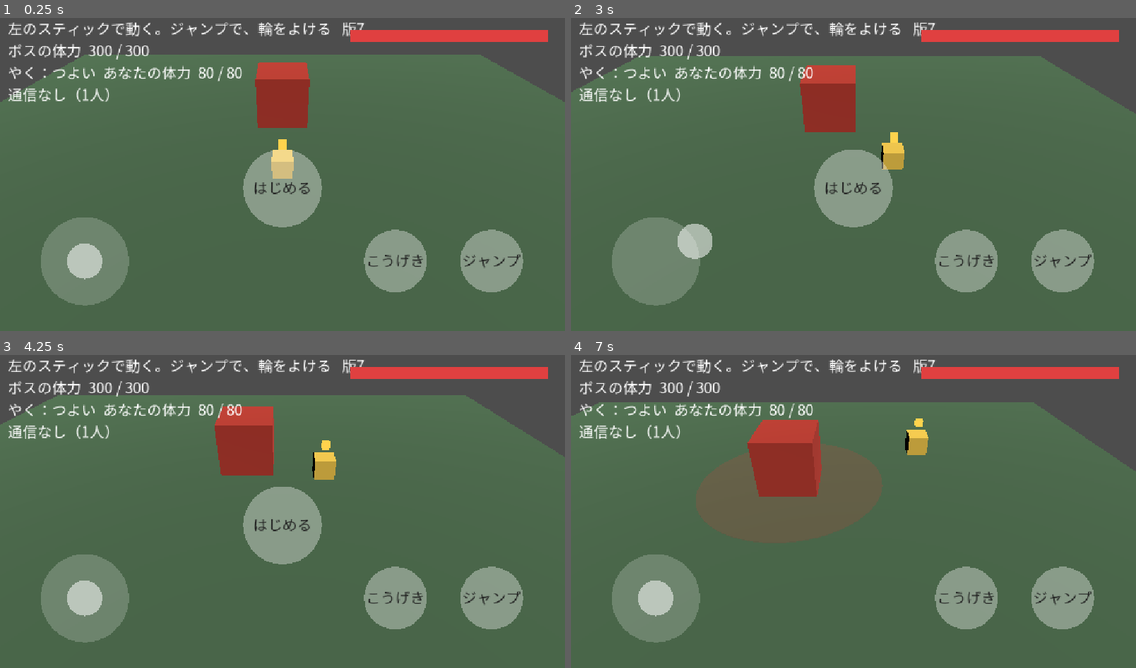
Above: before the commit, frames 1-4 (two rows, left to right).
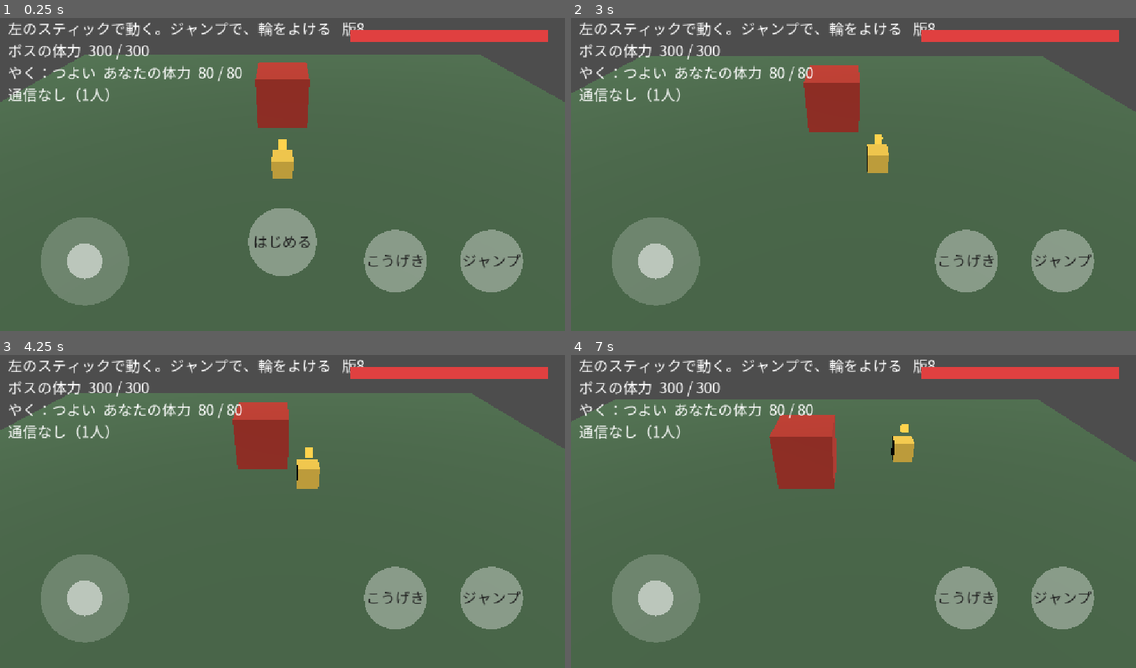
Above: after the commit, the same moments.

Repository: koyoy1016-gif/bigbusters-godot
Game: Godot game, scene res://scenes/prototype/stick_prototype.tscn
The game is run twice, just before and just after one commit, with the same random seed, the same clock (stepped at 60 frames per second) and the same inputs. This scene is started directly instead of the project's main scene.
Inputs (mouse positions are in pixels of both pictures, inside the frame that each line leads up to):
- Up to frame 1 (0.25 s): no input
- Up to frame 2 (3 s): tap Enter at 0.5 s; move the mouse to (977, 155) at 0.52 s; tap 1 at 0.6, 2.1 s; click (977, 155) at 0.67 s; drag from (740, 187) to (825, 237) at 1.27 s; move the mouse to (910, 102) at 2.02 s; click (910, 102) at 2.17 s; drag from (825, 237) to (684, 124) at 2.77 s
- Up to frame 3 (4.25 s): move the mouse to (452, 558) at 3.52 s; tap 1 at 3.6 s; click (452, 558) at 3.67 s
- Up to frame 4 (7 s): drag from (684, 461) to (768, 430) at 4.27 s; move the mouse to (881, 508) at 5.02 s; tap 1 at 5.1, 6.6 s; click (881, 508) at 5.17 s; drag from (768, 430) to (740, 524) at 5.77 s; move the mouse to (977, 492) at 6.52 s; click (977, 492) at 6.67 s

The runs differ from the first frame. In frame 1, 4.0% of the frame differs, in the area x 43-65%, y 1-83%; in frame 2, 4.7%; in frame 3, 6.0%; in frame 4, 9.6%, in the area x 0-100%, y 1-60%.

Commit message:
試作（8つ目）：結果の画面、ボスのいかり（45秒で攻撃が速くなる）（版8）
Co-Authored-By: Claude Sonnet 5.5 <noreply@anthropic.com>
Claude-Session: https://claude.ai/code/session_01U5QjkxQPQVJ9bA9eQTVgJt

Diff:
--- a/data/prototype_stick.json
+++ b/data/prototype_stick.json
@@ -94,9 +94,9 @@
   "round_grace_sec": 1.0,
   "start_center_frac": [
     0.5,
-    0.55
+    0.72
   ],
-  "start_radius_px": 80.0,
+  "start_radius_px": 70.0,
   "start_label": "はじめる",
   "restart_label": "もういちど",
   "lose_text": "ぜんめつ",
@@ -158,7 +158,7 @@
   ],
   "charge_color": "#ff9a20",
   "build_label": "版",
-  "build_id": "7",
+  "build_id": "8",
   "camera_follow": 0.5,
   "camera_follow_per_sec": 6.0,
   "marker_size": 0.35,
@@ -172,5 +172,12 @@
     0.04
   ],
   "bossbar_back_color": "#202020b0",
-  "bossbar_color": "#e04040"
+  "bossbar_color": "#e04040",
+  "enrage_after_sec": 45.0,
+  "slam_interval_enraged_sec": 2.6,
+  "enrage_text": "ボスが おこった",
+  "enrage_color": "#d04010",
+  "result_time_label": "じかん",
+  "result_mine_label": "あなたのダメージ",
+  "result_team_label": "なかま"
 }
--- a/scripts/combat/boss_pattern.gd
+++ b/scripts/combat/boss_pattern.gd
@@ -38,3 +38,28 @@
 ## 突進の通り道（帯）の中にいるか。x が中心から half_width 以内で、z が from_z〜to_z の間
 static func in_lane(x: float, z: float, center_x: float, half_width: float, from_z: float, to_z: float) -> bool:
 	return absf(x - center_x) <= half_width and z >= from_z and z <= to_z
+
+
+## いかり付きの一撃の回数。phase_t 秒より前は、いつもの間隔。phase_t 秒からは、phase_t + 間隔2 × j 秒に一撃（j は 1 から）。
+## 「秒数」だけで決まるので、全員の画面で同じになる（ボスの体力で決めると、画面ごとにずれる）
+static func strike_index_phased(t: float, first_delay: float, interval: float, phase_t: float, interval2: float) -> int:
+	if interval2 <= 0.0 or t < phase_t:
+		return strike_index(t, first_delay, interval)
+	return strike_index(phase_t, first_delay, interval) + int(floor((t - phase_t) / interval2))
+
+
+## いかり付きの、予告の進み具合（0〜1）。予告の最中でなければ -1
+static func telegraph_progress_phased(t: float, first_delay: float, interval: float, telegraph: float, phase_t: float, interval2: float) -> float:
+	if interval2 <= 0.0 or t < 0.0 or telegraph <= 0.0:
+		return telegraph_progress(t, first_delay, interval, telegraph)
+	var next_strike: float
+	if t < phase_t:
+		next_strike = first_delay + float(strike_index(t, first_delay, interval)) * interval
+		if next_strike > phase_t:
+			next_strike = phase_t + interval2
+	else:
+		next_strike = phase_t + (floor((t - phase_t) / interval2) + 1.0) * interval2
+	var remaining: float = next_strike - t
+	if remaining > telegraph:
+		return -1.0
+	return clampf(1.0 - remaining / telegraph, 0.0, 1.0)
--- a/scripts/prototype/stick_prototype.gd
+++ b/scripts/prototype/stick_prototype.gd
@@ -54,6 +54,7 @@
 var known_round := 0.0
 var round_count := 0
 var last_strike := 0
+var round_end_ms := 0.0
 ## 現在の時刻（ミリ秒）。テストでは差し替える
 var clock_ms: Callable = func() -> float: return Time.get_unix_time_from_system() * 1000.0
 
@@ -263,7 +264,8 @@
 	velocity_y = r.y
 	attack_cooldown = maxf(0.0, attack_cooldown - delta)
 	hit_flash = maxf(0.0, hit_flash - delta)
-	boss_material.albedo_color = Color(str(config["boss_hit_color"])) if hit_flash > 0.0 else Color(str(config["boss_color"]))
+	var boss_base := Color(str(config["enrage_color"])) if is_enraged() else Color(str(config["boss_color"]))
+	boss_material.albedo_color = Color(str(config["boss_hit_color"])) if hit_flash > 0.0 else boss_base
 	net_update(delta, Time.get_ticks_msec())
 	combat_update(delta)
 	player_material.albedo_color = _player_color()
@@ -356,12 +358,13 @@
 	round_count += 1
 	won = false
 	lost = false
+	round_end_ms = 0.0
 	downed = false
 	my_hits = 0.0
 	my_hp = role_value("hp")
 	boss.visible = true
 	boss_hp = float(config["boss_hp"])
-	last_strike = Pattern.strike_index((server_now_ms() - start_ms) / 1000.0, float(config["slam_first_delay_sec"]), float(config["slam_interval_sec"]))
+	last_strike = _strike_count((server_now_ms() - start_ms) / 1000.0)
 	if net_active:
 		bridge.send_hits(0.0)
 		bridge.send_hp(my_hp, round_start_ms)
@@ -402,10 +405,41 @@
 	boss_hp = new_hp
 	if round_start_ms > 0.0 and boss_hp <= 0.0 and not won and not lost:
 		won = true
+		round_end_ms = server_now_ms()
 		boss.visible = false
 
 
 ## 戦いの進み：ボスの範囲攻撃（予告の輪、一撃）。時刻だけで決まるので、全員の画面で同じになる
+## 戦いが始まってから t 秒までの、一撃の回数（いかりの切り替えを含む）
+func _strike_count(t: float) -> int:
+	return Pattern.strike_index_phased(t, float(config["slam_first_delay_sec"]), float(config["slam_interval_sec"]), float(config["enrage_after_sec"]), float(config["slam_interval_enraged_sec"]))
+
+
+## ボスが、いかりの状態か（戦いの最中で、いかりの時刻を過ぎている）
+func is_enraged() -> bool:
+	return round_active() and (server_now_ms() - round_start_ms) / 1000.0 >= float(config["enrage_after_sec"])
+
+
+## 結果の画面に出す行（かかった時間、自分と、ほかの人が与えたダメージ）
+func build_result_lines() -> Array:
+	var secs := int(maxf(0.0, round_end_ms - round_start_ms) / 1000.0)
+	var lines: Array = [str(config["result_time_label"]) + "：" + str(secs / 60) + "：" + ("%02d" % (secs % 60))]
+	lines.append(str(config["result_mine_label"]) + "：" + str(int(my_hits)))
+	var me := str(net_state.get("slot", ""))
+	var hits: Variant = net_state.get("hits", {})
+	var text := ""
+	if hits is Dictionary:
+		for slot in net_state.get("members", []):
+			if str(slot) == me:
+				continue
+			var v: Variant = hits.get(str(slot), null)
+			if v is float or v is int:
+				text += "  " + str(slot) + " " + str(int(v))
+	if text != "":
+		lines.append(str(config["result_team_label"]) + text)
+	return lines
+
+
 func combat_update(delta: float) -> void:
 	player_hit_flash = maxf(0.0, player_hit_flash - delta)
 	if not round_active():
@@ -415,11 +449,11 @@
 	var t := (server_now_ms() - round_start_ms) / 1000.0
 	var first := float(config["slam_first_delay_sec"])
 	var interval := float(config["slam_interval_sec"])
-	var index := Pattern.strike_index(t, first, interval)
+	var index := _strike_count(t)
 	while last_strike < index and round_active():
 		last_strike += 1
 		_resolve_strike(last_strike)
-	var progress := Pattern.telegraph_progress(t, first, interval, float(config["slam_telegraph_sec"]))
+	var progress := Pattern.telegraph_progress_phased(t, first, interval, float(config["slam_telegraph_sec"]), float(config["enrage_after_sec"]), float(config["slam_interval_enraged_sec"]))
 	var upcoming := Pattern.attack_kind(index + 1, config["attack_cycle"])
 	var alpha := lerpf(float(config["slam_min_alpha"]), float(config["slam_max_alpha"]), maxf(progress, 0.0))
 	slam_ring.visible = progress >= 0.0 and round_active() and upcoming == "slam"
@@ -471,6 +505,7 @@
 	if downed and not lost and round_start_ms > 0.0:
 		if BossSync.all_down(my_hp, net_state.get("hp", {}), str(net_state.get("slot", "")), net_state.get("members", []), round_start_ms):
 			lost = true
+			round_end_ms = server_now_ms()
 
 
 ## 通信：一定の間隔でブラウザ側の状態を読み、自分の位置を送り、ほかの人の箱をなめらかに動かす
@@ -644,4 +679,9 @@
 		_draw_centered(sc, str(config["restart_label"]) if round_count > 0 else str(config["start_label"]), button_text)
 	if won or lost:
 		var result := str(config["win_text"]) if won else str(config["lose_text"])
-		_draw_centered(Vector2(screen.x * 0.5, screen.y * 0.3), result, text_color, 2.0)
+		_draw_centered(Vector2(screen.x * 0.5, screen.y * 0.22), result, text_color, 2.0)
+		var lines := build_result_lines()
+		for i in lines.size():
+			_draw_centered(Vector2(screen.x * 0.5, screen.y * 0.22 + fs * (2.2 + 1.5 * i)), str(lines[i]), text_color)
+	if is_enraged() and int(Time.get_ticks_msec() / 400) % 2 == 0:
+		_draw_centered(Vector2(screen.x * 0.5, screen.y * 0.12), str(config["enrage_text"]), Color(str(config["enrage_color"])), 1.4)
--- a/tests/test_boss_sync.gd
+++ b/tests/test_boss_sync.gd
@@ -56,6 +56,17 @@
 	check(is_equal_approx(Pattern.telegraph_progress(6.4, 3.0, 4.0, 1.2), 0.5), "2回目の予告の途中も 0.5")
 	check(Pattern.telegraph_progress(-1.0, 3.0, 4.0, 1.2) == -1.0, "時刻がマイナスなら -1")
 
+	# いかり：45秒から、間隔が 2.6 秒になる（秒数だけで決まる）
+	check(Pattern.strike_index_phased(10.0, 3.0, 4.0, 45.0, 2.6) == Pattern.strike_index(10.0, 3.0, 4.0), "いかりの前は、いつもと同じ回数")
+	check(Pattern.strike_index_phased(45.0, 3.0, 4.0, 45.0, 2.6) == Pattern.strike_index(45.0, 3.0, 4.0), "いかりの瞬間は、回数が飛ばない")
+	var c45 := Pattern.strike_index(45.0, 3.0, 4.0)
+	check(Pattern.strike_index_phased(47.5, 3.0, 4.0, 45.0, 2.6) == c45 and Pattern.strike_index_phased(47.6, 3.0, 4.0, 45.0, 2.6) == c45 + 1, "いかりのあとは、2.6秒ごとに増える")
+	check(Pattern.strike_index_phased(60.0, 3.0, 4.0, 45.0, 0.0) == Pattern.strike_index(60.0, 3.0, 4.0), "間隔2が0なら、いかりなし")
+	check(is_equal_approx(Pattern.telegraph_progress_phased(47.0, 3.0, 4.0, 1.2, 45.0, 2.6), 0.5), "いかりのあとの予告の途中は 0.5（次の一撃は 47.6 秒）")
+	check(Pattern.telegraph_progress_phased(45.5, 3.0, 4.0, 1.2, 45.0, 2.6) == -1.0, "いかりのあと、次の予告までは -1")
+	check(is_equal_approx(Pattern.telegraph_progress_phased(2.4, 3.0, 4.0, 1.2, 45.0, 2.6), 0.5), "いかりの前の予告は、いつもと同じ")
+	check(is_equal_approx(Pattern.telegraph_progress_phased(46.0, 3.0, 4.0, 1.2, 45.0, 2.6), 0.0) or Pattern.telegraph_progress_phased(46.0, 3.0, 4.0, 1.2, 45.0, 2.6) == -1.0, "いかりの切り替わりでも、予告が壊れない")
+
 	# 攻撃の種類と、突進の通り道
 	var cyc := ["slam", "charge"]
 	check(Pattern.attack_kind(1, cyc) == "slam" and Pattern.attack_kind(2, cyc) == "charge" and Pattern.attack_kind(3, cyc) == "slam", "一撃の種類は、輪→突進→輪…の順")
--- a/tests/test_stick_prototype.gd
+++ b/tests/test_stick_prototype.gd
@@ -100,7 +100,7 @@
 		check(float(d["stick_zone_max_x_frac"]) <= float(d["button_zone_min_x_frac"]), "スティックとボタンの領域が重ならない")
 		var font := load(str(d["ui_font_path"])) as Font
 		check(font != null, "日本語のフォントが読める")
-		var text := str(d["hint"]) + str(d["button_label"]) + str( …(416 unchanged characters)… _you"]) + str(d["role_label"]) + str(d["build_label"]) + str(d["build_id"]) + _role_names(d) + "0123456789/：（）"
+		var text := str(d["hint"]) + str(d["button_label"]) + str( …(416 unchanged characters)… _you"]) + str(d["role_label"]) + str(d["enrage_text"]) + str(d["result_time_label"]) + str(d["result_mine_label"]) + str(d["result_team_label"]) + str(d["build_label"]) + str(d["build_id"]) + _role_names(d) + "0123456789/：（）"
 		var missing := ""
 		for ch in text:
 			if ch != " " and font != null and not font.has_char(ch.unicode_at(0)):
@@ -256,6 +256,35 @@
 		check(s5.others.has("p2") and (s5.others["p2"] as Node).get_node_or_null("Marker") != null, "ほかの人の箱にも、印がある")
 		root.remove_child(s5)
 		s5.free()
+
+	# いかりと、結果の画面
+	var packed6 := load(SCENE) as PackedScene
+	if packed6 != null:
+		var s6: Node = packed6.instantiate()
+		root.add_child(s6)
+		if s6.get_node_or_null("Boss") == null:
+			s6._ready()
+		var now6 := [2000000.0]
+		s6.clock_ms = func() -> float: return now6[0]
+		s6.start_round()
+		check(not s6.is_enraged(), "始まった直後は、いかりではない")
+		now6[0] += float(s6.config["enrage_after_sec"]) * 1000.0 + 100.0
+		check(s6.is_enraged(), "いかりの時刻を過ぎると、いかり")
+		s6.combat_update(0.016)
+		check(s6.last_strike == s6._strike_count(float(s6.config["enrage_after_sec"]) + 0.1), "いかりの間も、一撃の回数が数えられる")
+		s6.player.position = Vector3(0.0, s6.ground_y, float(s6.config["boss_position"][1]) + 2.0)
+		s6.my_hits = 123.0
+		s6.net_state = {"slot": "p1", "members": ["p1", "p2"], "hits": {"p1": 123, "p2": 77}}
+		s6.round_start_ms = now6[0] - 83000.0
+		s6.won = true
+		s6.round_end_ms = now6[0]
+		var lines: Array = s6.build_result_lines()
+		check(lines.size() == 3 and str(lines[0]).ends_with("1：23"), "結果：かかった時間（83秒＝1：23）：" + str(lines))
+		check(str(lines[1]).ends_with("123") and str(lines[2]).contains("p2 77"), "結果：自分とほかの人のダメージ")
+		s6.won = false
+		s6.round_start_ms = 0.0
+		root.remove_child(s6)
+		s6.free()
 
 	# 役割（仮）：枠ごとに強さが違う
 	var packed4 := load(SCENE) as PackedScene
Not shown, changed: NOTES.md
